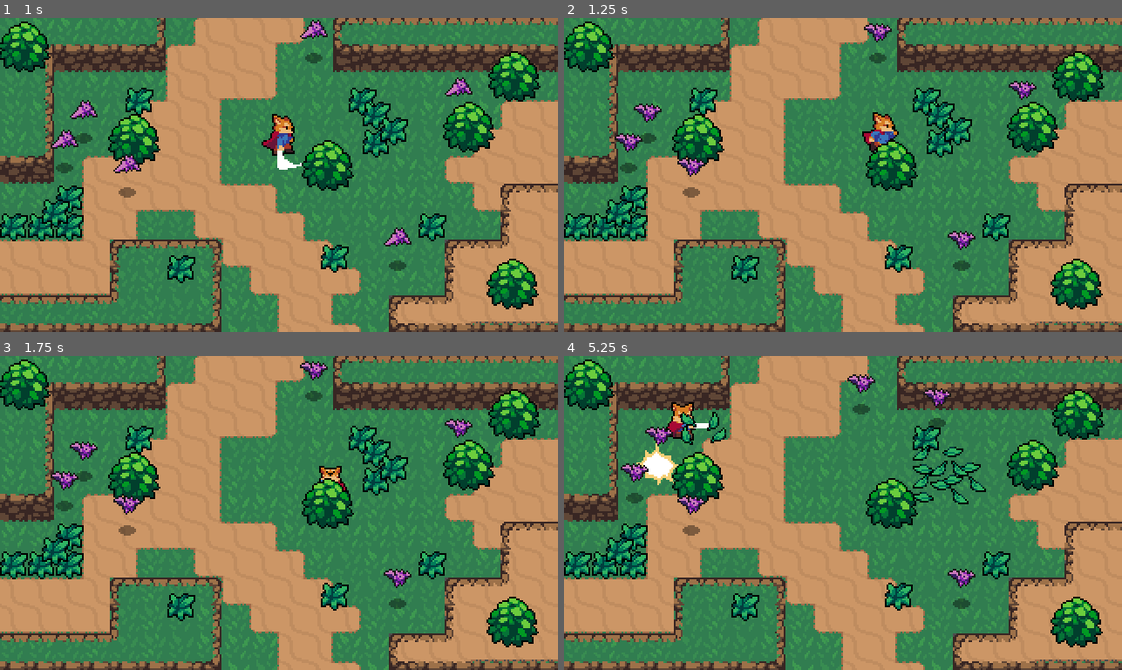
Above: before the commit, frames 1-4 (two rows, left to right).
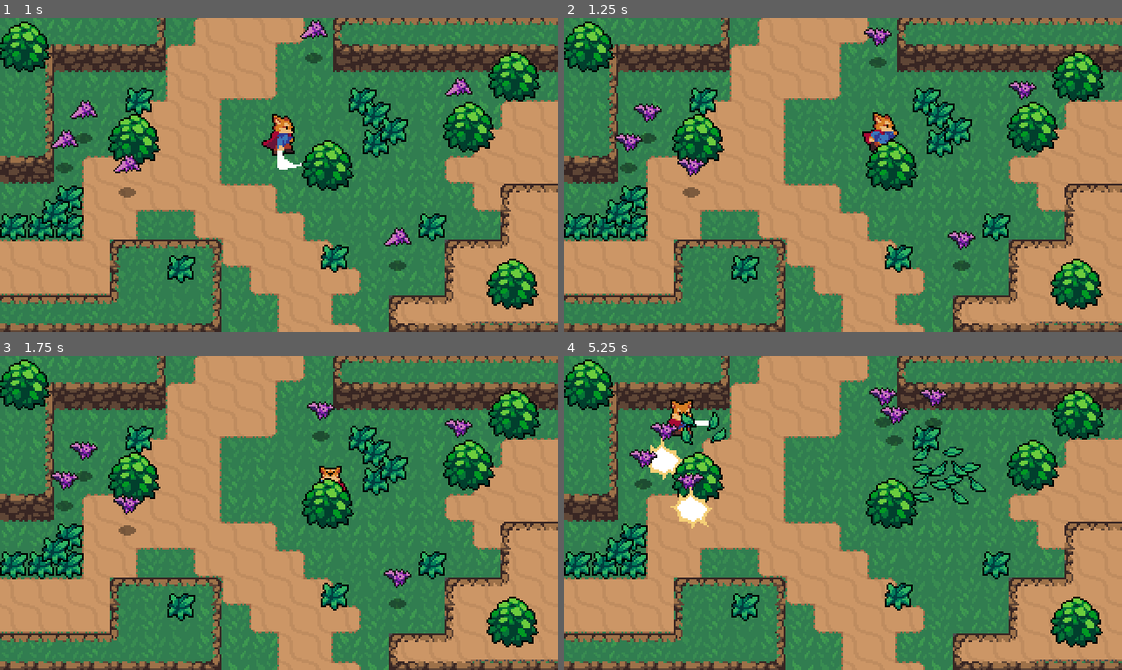
Above: after the commit, the same moments.

Repository: ernestohegi/ARPG
Game: Godot game, scene res://scenes/world.tscn
The game is run twice, just before and just after one commit, with the same random seed, the same clock (stepped at 60 frames per second) and the same inputs.
Inputs (mouse positions are in pixels of both pictures, inside the frame that each line leads up to):
- Up to frame 1 (1 s): move the mouse to (401, 159) at 0.52 s; hold D (move_right) from 0.53 s (still down); click (401, 159) at 0.6 s
- Up to frame 2 (1.25 s): keep holding D (move_right)
- Up to frame 3 (1.75 s): move the mouse to (167, 528) at 1.27 s; release D (move_right) at 1.28 s; hold S (move_down) from 1.28 s (still down); right-click (167, 528) at 1.35 s
- Up to frame 4 (5.25 s): move the mouse to (898, 443) at 2.02 s; release S (move_down) at 2.03 s; hold D (move_right) 2.03-2.78 s; click (898, 443) at 2.1 s; move the mouse to (815, 575) at 2.77 s; hold W (move_up) 2.78-3.53 s; right-click (815, 575) at 2.85 s; move the mouse to (1010, 560) at 3.52 s; hold A (move_left) 3.53-5.03 s; click (1010, 560) at 3.6 s; move the mouse to (675, 465) at 4.27 s; right-click (675, 465) at 4.35 s; move the mouse to (870, 513) at 5.02 s; hold S (move_down) from 5.03 s (still down); click (870, 513) at 5.1 s

Frame 1 is identical in both runs. In frame 2, 0.3% of the frame differs, in the area x 53-59%, y 1-16%; in frame 3, 0.5%; in frame 4, 3.3%, in the area x 10-74%, y 5-81%.

Commit message:
direction

Diff:
--- a/scenes/bat.tscn
+++ b/scenes/bat.tscn
@@ -59,7 +59,7 @@
 height = 16.0
 
 [sub_resource type="CircleShape2D" id="CircleShape2D_t2ctm"]
-radius = 43.0
+radius = 58.0345
 
 [node name="EnemyBat" type="CharacterBody2D"]
 y_sort_enabled = true
--- a/scripts/bat.gd
+++ b/scripts/bat.gd
@@ -39,6 +39,11 @@
 			if player != null:
 				var player_direction = player.global_position - global_position  # Should normalize the direction here
 				velocity = velocity.move_toward(player_direction, 200)
+
+				#var player = playerDetectionZone.player
+				#if player != null:
+					#var direction = position.direction_to(player.global_position)
+					#velocity = velocity.move_toward(direction * MAX_SPEED, ACCELERATION)
 			pass
 
 	move_and_slide()
